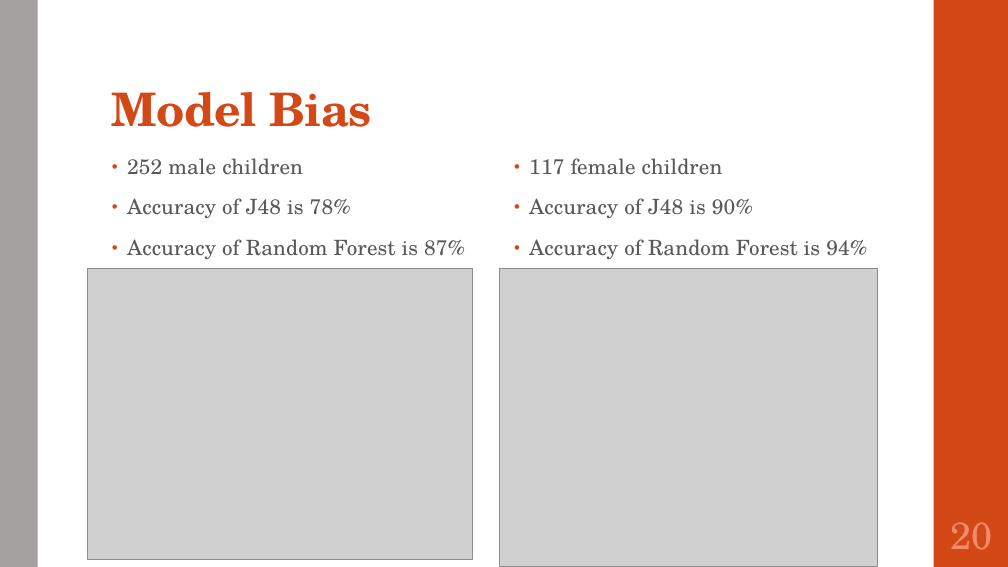
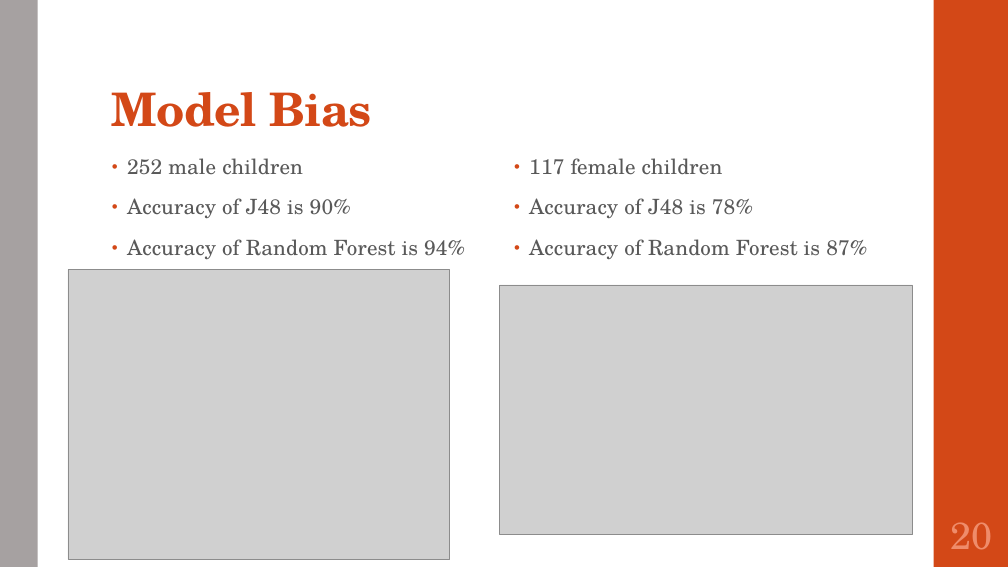
Before and after one commit to SirichandanaSambatur/CADDC, a slide deck: slide 20 of FinalReport.pptx. Drawn at 1008x567 pixels with LibreOffice and Linux fonts; fonts in the diff are those of the drawing; grey boxes stand for pictures. Boxes give left, top, right and bottom in pixels: in the first picture for what was removed or moved away, otherwise in the second. Text is boxed around its words. In the diff, an @@ line names an element or a change of style, - is before the commit and + after.

```diff
--- a/FinalReport.pptx
+++ b/FinalReport.pptx
@@ text at (127, 198, 465, 259): text changed @@
-• Accuracy of J48 is 78%
-• Accuracy of Random Forest is 87%
+• Accuracy of J48 is 90%
+• Accuracy of Random Forest is 94%
@@ text at (529, 198, 867, 259): text changed @@
-• Accuracy of J48 is 90%
-• Accuracy of Random Forest is 94%
+• Accuracy of J48 is 78%
+• Accuracy of Random Forest is 87%
@@ picture: place and size @@
-picture at (87, 268, 473, 560)
+picture at (68, 270, 450, 560)
@@ picture: place and size @@
-picture at (500, 268, 877, 566)
+picture at (500, 285, 913, 535)
```
Also in this commit, not shown: 10 other slides changed, 1 other file.
